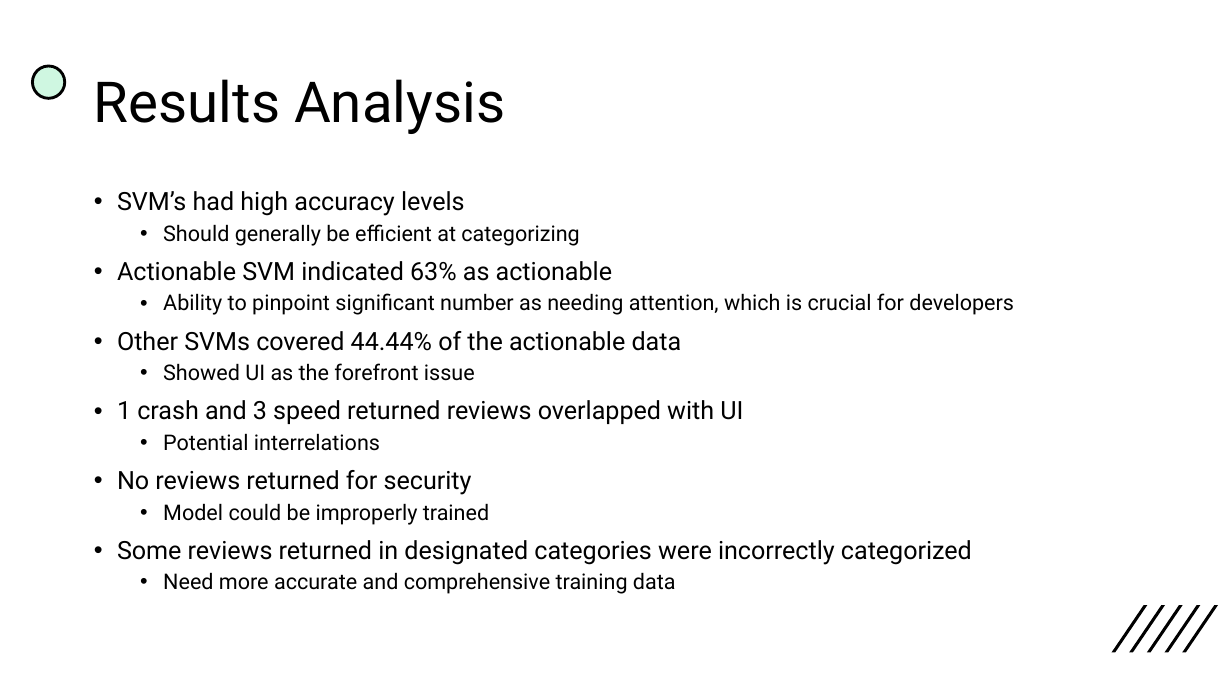
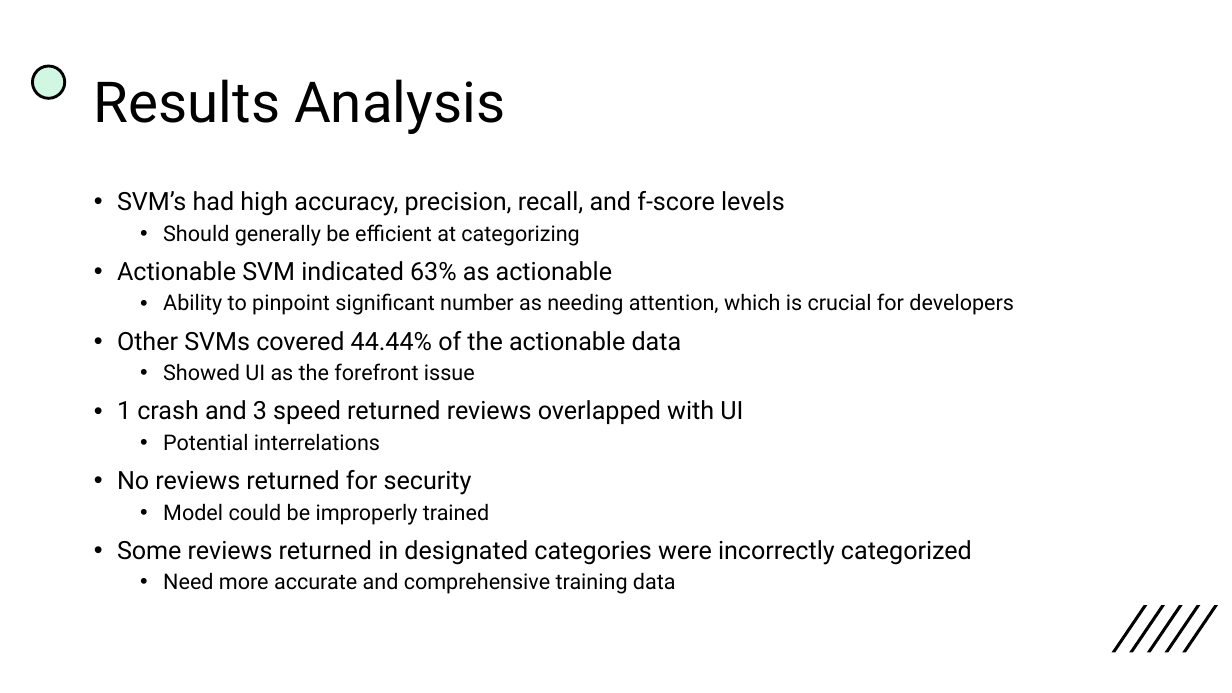
Before and after one commit to madicoulson/App-Review-Analysis, a slide deck: slide 8 of SVM for App Review Analysis.pptx. Drawn at 1232x693 pixels with LibreOffice and Linux fonts; fonts in the diff are those of the drawing. Boxes give left, top, right and bottom in pixels: in the first picture for what was removed or moved away, otherwise in the second. Text is boxed around its words. In the diff, an @@ line names an element or a change of style, - is before the commit and + after.

```diff
--- a/SVM for App Review Analysis.pptx
+++ b/SVM for App Review Analysis.pptx
@@ text at (x1=117, y1=191, x2=785, y2=216): text changed @@
-• SVM’s had high accuracy levels
+• SVM’s had high accuracy, precision, recall, and f-score levels
```
Also in this commit, not shown: 3 other slides changed.
